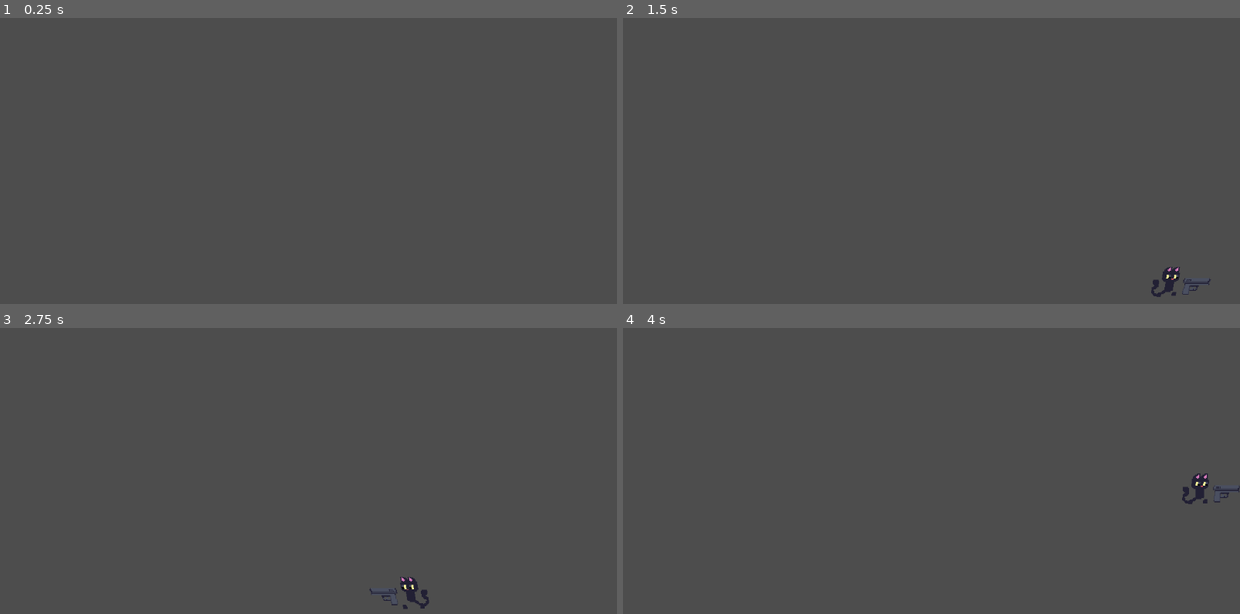
Above: before the commit, frames 1-4 (two rows, left to right).
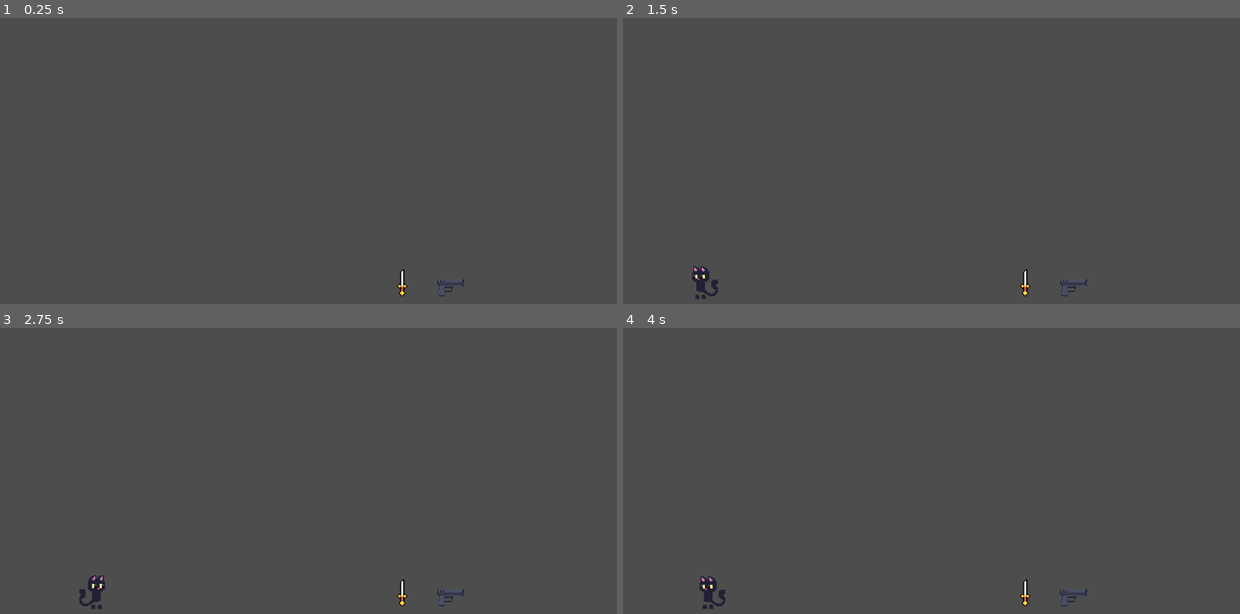
Above: after the commit, the same moments.

Repository: helionlf/gameJam
Game: Godot game, scene res://animacoes/world.tscn
Same seed, same stepped clock (60 frames per second), same inputs: the game is played once before the commit and once after it.
Inputs (mouse positions are in pixels of both pictures, inside the frame that each line leads up to):
- Up to frame 1 (0.25 s): no input
- Up to frame 2 (1.5 s): tap Enter (ui_accept) at 0.5, 0.77 s; move the mouse to (1067, 123) at 0.52 s; hold Right (ui_right) from 0.53 s (still down); click (1067, 123) at 0.6 s; tap A (A, bound only after the commit) at 0.8, 1.35 s; move the mouse to (808, 158) at 1.27 s
- Up to frame 3 (2.75 s): tap Enter (ui_accept) at 1.52 s; tap D (D, bound only after the commit) at 1.55, 2.1 s; move the mouse to (370, 376) at 2.02 s; release Right (ui_right) at 2.03 s; hold Left (ui_left) from 2.03 s (still down); tap F (pegar, bound only after the commit) at 2.3 s
- Up to frame 4 (4 s): move the mouse to (900, 522) at 2.77 s; release Left (ui_left) at 2.78 s; hold Right (ui_right) from 2.78 s (still down); tap F (pegar, bound only after the commit) at 2.85 s; tap Enter (ui_accept) at 3.02, 3.77 s; click (900, 522) at 3.05 s; move the mouse to (1116, 505) at 3.52 s; click (1116, 505) at 3.6 s; tap A (A, bound only after the commit) at 3.8 s

The runs differ from the first frame. In frame 1, 0.1% of the frame differs, in the area x 64-76%, y 87-98%; in frame 2, 0.6%; in frame 3, 0.6%; in frame 4, 0.6%, in the area x 12-100%, y 50-99%.

Commit message:
AjustBranch

Diff:
--- a/game-jam+/Gun.tscn
+++ b/game-jam+/Gun.tscn
@@ -1,7 +1,9 @@
-[gd_scene load_steps=7 format=3 uid="uid://b1yyb3i2k0j7c"]
+[gd_scene load_steps=15 format=3 uid="uid://b1yyb3i2k0j7c"]
 
-[ext_resource type="Script" path="res://gun.gd" id="1_fry05"]
+[ext_resource type="Script" uid="uid://ddfmgitgqe3mp" path="res://gun.gd" id="1_fry05"]
 [ext_resource type="Texture2D" uid="uid://gwiks5t13y47" path="res://Sprites/pistol-Sheet.png" id="2_fry05"]
+[ext_resource type="Texture2D" uid="uid://cb14jijdhybq" path="res://Sprites/spritesheet.png" id="3_7c1qe"]
+[ext_resource type="Texture2D" uid="uid://dw88jgg5mai88" path="res://Sprites/Projectile.png" id="4_1psom"]
 
 [sub_resource type="AtlasTexture" id="AtlasTexture_7c1qe"]
 atlas = ExtResource("2_fry05")
@@ -14,6 +16,30 @@
 [sub_resource type="AtlasTexture" id="AtlasTexture_fry05"]
 atlas = ExtResource("2_fry05")
 region = Rect2(0, 0, 36, 22)
+
+[sub_resource type="AtlasTexture" id="AtlasTexture_i8pi3"]
+atlas = ExtResource("3_7c1qe")
+region = Rect2(0, 0, 32, 32)
+
+[sub_resource type="AtlasTexture" id="AtlasTexture_5rcv4"]
+atlas = ExtResource("3_7c1qe")
+region = Rect2(32, 0, 32, 32)
+
+[sub_resource type="AtlasTexture" id="AtlasTexture_v70l2"]
+atlas = ExtResource("3_7c1qe")
+region = Rect2(64, 0, 32, 32)
+
+[sub_resource type="AtlasTexture" id="AtlasTexture_fo6nf"]
+atlas = ExtResource("3_7c1qe")
+region = Rect2(96, 0, 32, 32)
+
+[sub_resource type="AtlasTexture" id="AtlasTexture_px5vy"]
+atlas = ExtResource("3_7c1qe")
+region = Rect2(128, 0, 32, 32)
+
+[sub_resource type="AtlasTexture" id="AtlasTexture_6np5s"]
+atlas = ExtResource("4_1psom")
+region = Rect2(24, 0, 8, 8)
 
 [sub_resource type="SpriteFrames" id="SpriteFrames_s2wow"]
 animations = [{
@@ -30,6 +56,29 @@
 "loop": false,
 "name": &"Atirando",
 "speed": 12.0
+}, {
+"frames": [{
+"duration": 1.0,
+"texture": SubResource("AtlasTexture_i8pi3")
+}, {
+"duration": 1.0,
+"texture": SubResource("AtlasTexture_5rcv4")
+}, {
+"duration": 1.0,
+"texture": SubResource("AtlasTexture_v70l2")
+}, {
+"duration": 1.0,
+"texture": SubResource("AtlasTexture_fo6nf")
+}, {
+"duration": 1.0,
+"texture": SubResource("AtlasTexture_px5vy")
+}, {
+"duration": 1.0,
+"texture": SubResource("AtlasTexture_6np5s")
+}],
+"loop": false,
+"name": &"Desapearing",
+"speed": 12.0
 }]
 
 [node name="Gun" type="Node2D"]
@@ -41,9 +90,18 @@
 scale = Vector2(0.7977293, 0.79772925)
 sprite_frames = SubResource("SpriteFrames_s2wow")
 animation = &"Atirando"
-frame = 1
-frame_progress = 1.0
 
 [node name="Marker2D" type="Marker2D" parent="."]
-position = Vector2(21, -9)
+position = Vector2(21, -8)
 scale = Vector2(0.7363713, 0.7363713)
+
+[node name="Timer" type="Timer" parent="."]
+wait_time = 0.3
+one_shot = true
+
+[node name="TimerDesaparecer" type="Timer" parent="."]
+wait_time = 1.5
+one_shot = true
+
+[connection signal="timeout" from="Timer" to="." method="_on_timer_timeout"]
+[connection signal="timeout" from="TimerDesaparecer" to="." method="_on_timer_desaparecer_timeout"]
--- a/game-jam+/animacoes/gatito.gd
+++ b/game-jam+/animacoes/gatito.gd
@@ -2,7 +2,10 @@
 
 @onready var anim_control: Node2D = $"anim control"
 @onready var animation_player: AnimationPlayer = $"anim control/AnimationPlayer"
+@onready var arma_no_player: Node2D = $"anim control/Gun"
+@onready var espada_no_player: Area2D = $"anim control/sword"
 
+var tem_espada = false
 
 var speed = 0
 const accel = 40
@@ -12,7 +15,6 @@
 var airborne = false
 var moving = false
 var falling = false
-
 var orientation = 1
 
 func _physics_process(delta: float) -> void:
@@ -26,7 +28,7 @@
 		falling = false
 		anim_control.land()
 
-	var direction := Input.get_axis("ui_left", "ui_right")
+	var direction := Input.get_axis("A", "D")
 	if Input.is_action_just_pressed("ui_accept"):
 		if is_on_floor():
 			anim_control.land()
@@ -60,3 +62,26 @@
 		falling = true
 		#anim_control.stretch()
 	move_and_slide()
+
+func equipar_arma_do_jogador():
+	if arma_no_player.visible:
+		return
+
+	if arma_no_player:
+		arma_no_player.equipar_arma()
+		espada_no_player.desequipar()
+
+# --- ADICIONE ESTA NOVA FUNÇÃO ---
+func equipar_espada_do_jogador():
+	tem_espada = true # Agora o jogador "possui" a espada
+
+	if espada_no_player.visible:
+		return
+
+	espada_no_player.equipar()
+	arma_no_player.desequipar()
+# ---------------------------------
+
+func _on_arma_desapareceu():
+	if tem_espada:
+		espada_no_player.equipar()
--- a/game-jam+/animacoes/gatito.tscn
+++ b/game-jam+/animacoes/gatito.tscn
@@ -1,9 +1,10 @@
-[gd_scene load_steps=10 format=3 uid="uid://c50csqfl0555i"]
+[gd_scene load_steps=11 format=3 uid="uid://c50csqfl0555i"]
 
-[ext_resource type="Script" path="res://animacoes/gatito.gd" id="1_ams5u"]
+[ext_resource type="Script" uid="uid://c2gn6dpp8j7e3" path="res://animacoes/gatito.gd" id="1_ams5u"]
 [ext_resource type="Texture2D" uid="uid://ce2xa7wla1bht" path="res://animacoes/gatito.png" id="1_xqcia"]
 [ext_resource type="Texture2D" uid="uid://bkfmg3on06p5i" path="res://animacoes/paw.png" id="2_ams5u"]
 [ext_resource type="PackedScene" uid="uid://b1yyb3i2k0j7c" path="res://Gun.tscn" id="4_1mabb"]
+[ext_resource type="PackedScene" uid="uid://cl6jpfq6kcu2q" path="res://sword.tscn" id="5_6emt3"]
 
 [sub_resource type="RectangleShape2D" id="RectangleShape2D_1mabb"]
 size = Vector2(16, 26)
@@ -111,14 +112,14 @@
 &"run": SubResource("Animation_ams5u")
 }
 
-[node name="gatito" type="CharacterBody2D"]
+[node name="gatito" type="CharacterBody2D" groups=["player"]]
 script = ExtResource("1_ams5u")
 
 [node name="CollisionShape2D" type="CollisionShape2D" parent="."]
 position = Vector2(1, -13)
 shape = SubResource("RectangleShape2D_1mabb")
 
-[node name="anim control" type="Node2D" parent="."]
+[node name="anim control" type="Node2D" parent="." groups=["player"]]
 script = SubResource("GDScript_ams5u")
 
 [node name="AnimationPlayer" type="AnimationPlayer" parent="anim control"]
@@ -141,3 +142,5 @@
 
 [node name="Gun" parent="anim control" instance=ExtResource("4_1mabb")]
 position = Vector2(20, -8)
+
+[node name="Sword" parent="anim control" instance=ExtResource("5_6emt3")]
--- a/game-jam+/animacoes/world.tscn
+++ b/game-jam+/animacoes/world.tscn
@@ -1,6 +1,8 @@
-[gd_scene load_steps=5 format=3 uid="uid://w5nkmw7qf2ek"]
+[gd_scene load_steps=7 format=3 uid="uid://w5nkmw7qf2ek"]
 
 [ext_resource type="PackedScene" uid="uid://c50csqfl0555i" path="res://animacoes/gatito.tscn" id="1_i5yw6"]
+[ext_resource type="PackedScene" uid="uid://bfug57gydapg1" path="res://arma_no_chão.tscn" id="2_vlcve"]
+[ext_resource type="PackedScene" uid="uid://dth2yddxq7gdj" path="res://sword_ground.tscn" id="3_3pljh"]
 
 [sub_resource type="RectangleShape2D" id="RectangleShape2D_vlcve"]
 size = Vector2(586, 20)
@@ -32,3 +34,9 @@
 
 [node name="gatito" parent="." instance=ExtResource("1_i5yw6")]
 position = Vector2(-195, -199)
+
+[node name="ArmaNoChão" parent="." instance=ExtResource("2_vlcve")]
+position = Vector2(132, 136)
+
+[node name="Sword_Ground" parent="." instance=ExtResource("3_3pljh")]
+position = Vector2(94, 130)
--- /dev/null
+++ b/game-jam+/arma_no_chão.gd
@@ -0,0 +1,19 @@
+extends Area2D
+
+var player_dentro = null
+
+func _ready():
+	process_mode = Node.PROCESS_MODE_ALWAYS
+
+func _on_body_entered(body):
+	if body.is_in_group("player"):
+		player_dentro = body
+
+func _on_body_exited(body):
+	if body == player_dentro:
+		player_dentro = null
+
+func _process(delta):
+	if player_dentro != null and Input.is_action_just_pressed("pegar"):
+		player_dentro.equipar_arma_do_jogador()
+		queue_free()
--- /dev/null
+++ b/game-jam+/arma_no_chão.tscn
@@ -0,0 +1,35 @@
+[gd_scene load_steps=6 format=3 uid="uid://bfug57gydapg1"]
+
+[ext_resource type="Texture2D" uid="uid://gwiks5t13y47" path="res://Sprites/pistol-Sheet.png" id="1_jeyna"]
+[ext_resource type="Script" uid="uid://d0e1tsqisqe34" path="res://arma_no_chão.gd" id="1_ppqyr"]
+
+[sub_resource type="RectangleShape2D" id="RectangleShape2D_548ms"]
+size = Vector2(23, 20)
+
+[sub_resource type="AtlasTexture" id="AtlasTexture_ppqyr"]
+atlas = ExtResource("1_jeyna")
+region = Rect2(0, 0, 36, 22)
+
+[sub_resource type="SpriteFrames" id="SpriteFrames_548ms"]
+animations = [{
+"frames": [{
+"duration": 1.0,
+"texture": SubResource("AtlasTexture_ppqyr")
+}],
+"loop": true,
+"name": &"default",
+"speed": 5.0
+}]
+
+[node name="ArmaNoChão" type="Area2D"]
+script = ExtResource("1_ppqyr")
+
+[node name="CollisionShape2D" type="CollisionShape2D" parent="."]
+shape = SubResource("RectangleShape2D_548ms")
+
+[node name="AnimatedSprite2D" type="AnimatedSprite2D" parent="."]
+scale = Vector2(0.798, 0.798)
+sprite_frames = SubResource("SpriteFrames_548ms")
+
+[connection signal="body_entered" from="." to="." method="_on_body_entered"]
+[connection signal="body_exited" from="." to="." method="_on_body_exited"]
--- a/game-jam+/gun.gd
+++ b/game-jam+/gun.gd
@@ -1,16 +1,52 @@
-
 extends Node2D
 
 var cena_projetil = preload("res://projetil.tscn")
 
+var municao: int = 7
+var pode_atirar: bool = true
+
+func _ready():
+	visible = false
+	set_process(false)
+
+func equipar_arma():
+	visible = true
+	set_process(true)
+	municao = 7
+	pode_atirar = true
 
 func _process(delta):
-	if Input.is_action_just_pressed("Atirar"):
+	if Input.is_action_just_pressed("Atirar") and pode_atirar and municao > 0:
 		atirar()
 
 func atirar():
+	pode_atirar = false
+	municao -= 1
+
+	$Timer.start()
+	$AnimatedSprite2D.play("Atirando")
+
+	var direcao_tiro = Vector2.RIGHT
+
+	if get_parent().scale.x < 0:
+		direcao_tiro = Vector2.LEFT
+
 	var novo_projetil = cena_projetil.instantiate()
-	$AnimatedSprite2D.play("Atirando")
 	get_tree().root.add_child(novo_projetil)
+	novo_projetil.iniciar($Marker2D.global_position, direcao_tiro)
 
-	novo_projetil.global_position = $Marker2D.global_position
+	if municao == 0:
+		$AnimatedSprite2D.play("Desapearing")
+		await get_tree().create_timer(.3)
+		$TimerDesaparecer.start()
+
+func desequipar():
+	visible = false
+	set_process(false)
+
+func _on_timer_desaparecer_timeout():
+	visible = false
+	set_process(false)
+
+func _on_timer_timeout():
+	pode_atirar = true
--- a/game-jam+/project.godot
+++ b/game-jam+/project.godot
@@ -15,11 +15,40 @@
 config/features=PackedStringArray("4.5", "GL Compatibility")
 config/icon="res://Teste/icon.svg"
 
+[global_group]
+
+player=""
+
 [input]
 
 Atirar={
 "deadzone": 0.2,
 "events": [Object(InputEventMouseButton,"resource_local_to_scene":false,"resource_name":"","device":-1,"window_id":0,"a …(253 unchanged characters)…
+]
+}
+A={
+"deadzone": 0.2,
+"events": [Object(InputEventKey,"resource_local_to_scene":false,"resource_name":"","device":-1,"window_id":0,"alt_pressed":false,"shift_pressed":false,"ctrl_pressed":false,"meta_pressed":false,"pressed":false,"keycode":0,"physical_keycode":65,"key_label":0,"unicode":97,"location":0,"echo":false,"script":null)
+]
+}
+W={
+"deadzone": 0.2,
+"events": [Object(InputEventKey,"resource_local_to_scene":false,"resource_name":"","device":-1,"window_id":0,"alt_pressed":false,"shift_pressed":false,"ctrl_pressed":false,"meta_pressed":false,"pressed":false,"keycode":0,"physical_keycode":87,"key_label":0,"unicode":119,"location":0,"echo":false,"script":null)
+]
+}
+S={
+"deadzone": 0.2,
+"events": [Object(InputEventKey,"resource_local_to_scene":false,"resource_name":"","device":-1,"window_id":0,"alt_pressed":false,"shift_pressed":false,"ctrl_pressed":false,"meta_pressed":false,"pressed":false,"keycode":0,"physical_keycode":83,"key_label":0,"unicode":115,"location":0,"echo":false,"script":null)
+]
+}
+D={
+"deadzone": 0.2,
+"events": [Object(InputEventKey,"resource_local_to_scene":false,"resource_name":"","device":-1,"window_id":0,"alt_pressed":false,"shift_pressed":false,"ctrl_pressed":false,"meta_pressed":false,"pressed":false,"keycode":0,"physical_keycode":68,"key_label":0,"unicode":100,"location":0,"echo":false,"script":null)
+]
+}
+pegar={
+"deadzone": 0.2,
+"events": [Object(InputEventKey,"resource_local_to_scene":false,"resource_name":"","device":-1,"window_id":0,"alt_pressed":false,"shift_pressed":false,"ctrl_pressed":false,"meta_pressed":false,"pressed":false,"keycode":0,"physical_keycode":70,"key_label":0,"unicode":102,"location":0,"echo":false,"script":null)
 ]
 }
 
--- a/game-jam+/projetil.gd
+++ b/game-jam+/projetil.gd
@@ -1,7 +1,21 @@
-
 extends Area2D
 
 var velocidade = 1000
+var direcao = Vector2.RIGHT
+
+@onready var sprite_do_projetil = $AnimatedSprite2D
+
+
+func iniciar(posicao_global_inicial, direcao_inicial):
+	global_position = posicao_global_inicial
+
+	direcao = direcao_inicial
+
+	if direcao.x < 0:
+		sprite_do_projetil.flip_h = true
+	else:
+		sprite_do_projetil.flip_h = false
+
 
 func _process(delta):
-	position.x += velocidade * delta
+	position += direcao * velocidade * delta
--- /dev/null
+++ b/game-jam+/sword.gd
@@ -0,0 +1,49 @@
+# sword.gd
+extends Area2D
+
+@onready var animated_sprite = $AnimatedSprite2D
+@onready var collision_shape = $CollisionShape2D
+
+var is_attacking = false
+
+func _ready():
+	# --- MUDANÇA AQUI ---
+	# Começa desligada, assim como a arma
+	visible = false
+	set_process(false)
+	collision_shape.disabled = true
+	# --------------------
+
+	animated_sprite.animation_finished.connect(_on_animation_finished)
+	body_entered.connect(_on_body_entered)
+
+func equipar():
+	visible = true
+	set_process(true)
+	is_attacking = false
+	collision_shape.disabled = true
+	animated_sprite.play("idle")
+
+func desequipar():
+	visible = false
+	set_process(false)
+	collision_shape.disabled = true
+
+func _process(delta):
+	if Input.is_action_just_pressed("Atirar") and not is_attacking:
+		atacar()
+
+func atacar():
+	is_attacking = true
+	collision_shape.disabled = false
+	animated_sprite.play("ataque_espada")
+
+func _on_animation_finished():
+	if animated_sprite.animation == "ataque_espada":
+		is_attacking = false
+		collision_shape.disabled = true
+		animated_sprite.play("idle")
+
+func _on_body_entered(body):
+	if is_attacking and body.is_in_group("inimigo"):
+		pass
--- /dev/null
+++ b/game-jam+/sword.tscn
@@ -0,0 +1,82 @@
+[gd_scene load_steps=12 format=3 uid="uid://cl6jpfq6kcu2q"]
+
+[ext_resource type="Script" uid="uid://bs4ttmvus7r6m" path="res://sword.gd" id="1_e4ynd"]
+[ext_resource type="Texture2D" uid="uid://duk68w7j3vnqy" path="res://Sprites/sword_cut-ezgif.com-gif-to-sprite-converter.png" id="2_r76a6"]
+
+[sub_resource type="AtlasTexture" id="AtlasTexture_dwvek"]
+atlas = ExtResource("2_r76a6")
+region = Rect2(0, 0, 25, 28)
+
+[sub_resource type="AtlasTexture" id="AtlasTexture_rx5id"]
+atlas = ExtResource("2_r76a6")
+region = Rect2(25, 0, 25, 28)
+
+[sub_resource type="AtlasTexture" id="AtlasTexture_v4ynp"]
+atlas = ExtResource("2_r76a6")
+region = Rect2(50, 0, 25, 28)
+
+[sub_resource type="AtlasTexture" id="AtlasTexture_83fnj"]
+atlas = ExtResource("2_r76a6")
+region = Rect2(75, 0, 25, 28)
+
+[sub_resource type="AtlasTexture" id="AtlasTexture_fahsa"]
+atlas = ExtResource("2_r76a6")
+region = Rect2(100, 0, 25, 28)
+
+[sub_resource type="AtlasTexture" id="AtlasTexture_1o1wo"]
+atlas = ExtResource("2_r76a6")
+region = Rect2(0, 28, 25, 28)
+
+[sub_resource type="AtlasTexture" id="AtlasTexture_k4l2t"]
+atlas = ExtResource("2_r76a6")
+region = Rect2(50, 0, 25, 28)
+
+[sub_resource type="SpriteFrames" id="SpriteFrames_12tba"]
+animations = [{
+"frames": [{
+"duration": 1.0,
+"texture": SubResource("AtlasTexture_dwvek")
+}, {
+"duration": 1.0,
+"texture": SubResource("AtlasTexture_rx5id")
+}, {
+"duration": 1.0,
+"texture": SubResource("AtlasTexture_v4ynp")
+}, {
+"duration": 1.0,
+"texture": SubResource("AtlasTexture_83fnj")
+}, {
+"duration": 1.0,
+"texture": SubResource("AtlasTexture_fahsa")
+}, {
+"duration": 1.0,
+"texture": SubResource("AtlasTexture_1o1wo")
+}],
+"loop": true,
+"name": &"Atk",
+"speed": 12.0
+}, {
+"frames": [{
+"duration": 1.0,
+"texture": SubResource("AtlasTexture_k4l2t")
+}],
+"loop": true,
+"name": &"Idle",
+"speed": 5.0
+}]
+
+[sub_resource type="RectangleShape2D" id="RectangleShape2D_u2t1x"]
+size = Vector2(20, 25)
+
+[node name="Sword" type="Area2D"]
+script = ExtResource("1_e4ynd")
+
+[node name="AnimatedSprite2D" type="AnimatedSprite2D" parent="."]
+texture_filter = 1
+sprite_frames = SubResource("SpriteFrames_12tba")
+animation = &"Idle"
+frame_progress = 0.91696215
+
+[node name="CollisionShape2D" type="CollisionShape2D" parent="."]
+position = Vector2(0, 1.5)
+shape = SubResource("RectangleShape2D_u2t1x")
--- /dev/null
+++ b/game-jam+/sword_ground.gd
@@ -0,0 +1,24 @@
+# EspadaNoChao.gd
+extends Area2D
+
+var player_dentro = null
+
+func _ready():
+	process_mode = Node.PROCESS_MODE_ALWAYS
+
+func _on_body_entered(body):
+	if body.is_in_group("player"):
+		player_dentro = body
+
+func _on_body_exited(body):
+	if body == player_dentro:
+		player_dentro = null
+
+func _process(delta):
+	if player_dentro != null and Input.is_action_just_pressed("pegar"):
+
+		# --- MUDE ESTA LINHA ---
+		player_dentro.equipar_espada_do_jogador() # Mude de "arma" para "espada"
+		# ---------------------
+
+		queue_free()
--- /dev/null
+++ b/game-jam+/sword_ground.tscn
@@ -0,0 +1,33 @@
+[gd_scene load_steps=6 format=3 uid="uid://dth2yddxq7gdj"]
+
+[ext_resource type="Script" uid="uid://plhj87dhg4d7" path="res://sword_ground.gd" id="1_yhqut"]
+[ext_resource type="Texture2D" uid="uid://duk68w7j3vnqy" path="res://Sprites/sword_cut-ezgif.com-gif-to-sprite-converter.png" id="2_likk5"]
+
+[sub_resource type="AtlasTexture" id="AtlasTexture_e4kt1"]
+atlas = ExtResource("2_likk5")
+region = Rect2(50, 0, 25, 28)
+
+[sub_resource type="SpriteFrames" id="SpriteFrames_svkyq"]
+animations = [{
+"frames": [{
+"duration": 1.0,
+"texture": SubResource("AtlasTexture_e4kt1")
+}],
+"loop": true,
+"name": &"default",
+"speed": 5.0
+}]
+
+[sub_resource type="RectangleShape2D" id="RectangleShape2D_mki3l"]
+size = Vector2(9, 23)
+
+[node name="Sword_Ground" type="Area2D"]
+position = Vector2(6, -1)
+script = ExtResource("1_yhqut")
+
+[node name="AnimatedSprite2D" type="AnimatedSprite2D" parent="."]
+sprite_frames = SubResource("SpriteFrames_svkyq")
+
+[node name="CollisionShape2D" type="CollisionShape2D" parent="."]
+position = Vector2(-5.5, 1.5)
+shape = SubResource("RectangleShape2D_mki3l")
Binary file added: game-jam+/Sprites/spritesheet.png
Not shown, added: game-jam+/Sprites/spritesheet.png.import
Binary file added: game-jam+/Sprites/sword_cut-ezgif.com-gif-to-sprite-converter.png
Not shown, added: game-jam+/Sprites/sword_cut-ezgif.com-gif-to-sprite-converter.png.import
Not shown, added: game-jam+/arma_no_chão.gd.uid
Not shown, added: game-jam+/sword.gd.uid
Not shown, added: game-jam+/sword_ground.gd.uid
